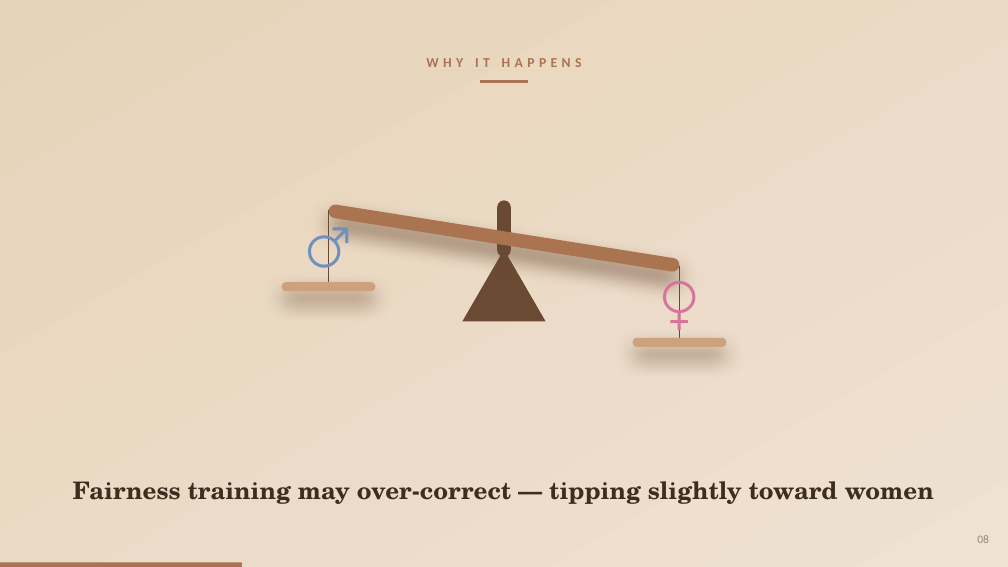
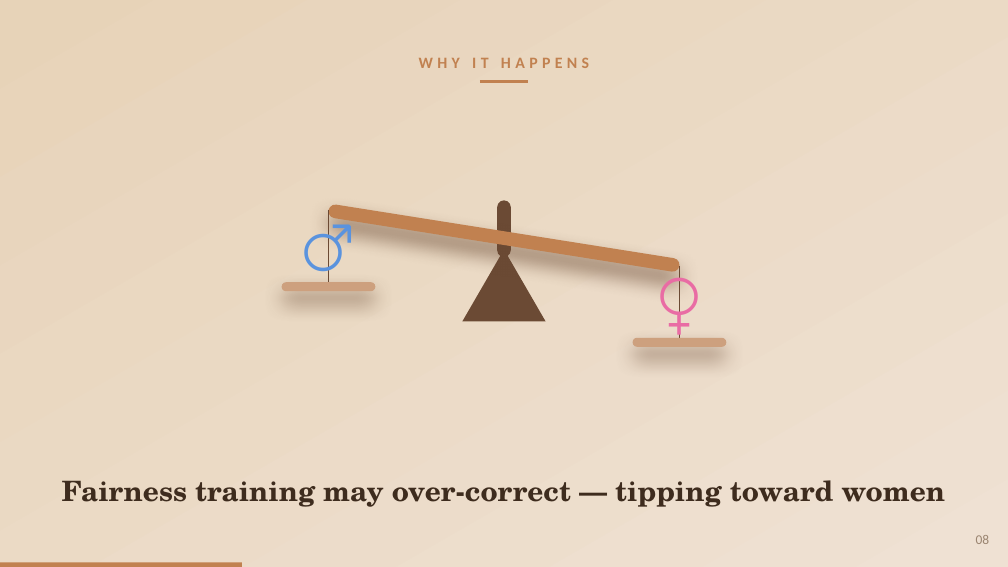
Before and after one commit to pwagle16/visual_communication, a slide deck: slide 8 of presentation/gender_bias_llm_hiring.pptx. Drawn at 1008x567 pixels with LibreOffice and Linux fonts; fonts in the diff are those of the drawing. Boxes give left, top, right and bottom in pixels: in the first picture for what was removed or moved away, otherwise in the second. Text is boxed around its words. In the diff, an @@ line names an element or a change of style, - is before the commit and + after.

```diff
--- a/presentation/gender_bias_llm_hiring.pptx
+++ b/presentation/gender_bias_llm_hiring.pptx
@@ text "WHY IT HAPPENS" at box(419, 57, 589, 68): size 13 to 15.1 pt, text colour #A9744F to #C18150 @@
@@ elbow line (480, 82) - (529, 82): stroke #A9744F 2.2 pt to #C18150 2.2 pt @@
@@ rounded rectangle at box(328, 204, 681, 273): fill #A9744F to #C18150 @@
@@ text "♂" at box(268, 210, 389, 278): size 48 to 55.7 pt, text colour #6E8FC0 to #5A93DE @@
@@ text "♀" at box(619, 266, 740, 334): size 48 to 55.7 pt, text colour #D6749C to #E96CA4 @@
@@ text at box(62, 480, 945, 507): text changed; size 23 to 26.7 pt @@
-Fairness training may over-correct — tipping slightly toward women
+Fairness training may over-correct — tipping toward women
@@ text "08" at box(976, 535, 990, 544): size 11 to 12.8 pt @@
@@ rectangle at box(0, 563, 242, 567): fill #A9744F to #C18150 @@
```
Also in this commit, not shown: 9 other slides changed.
